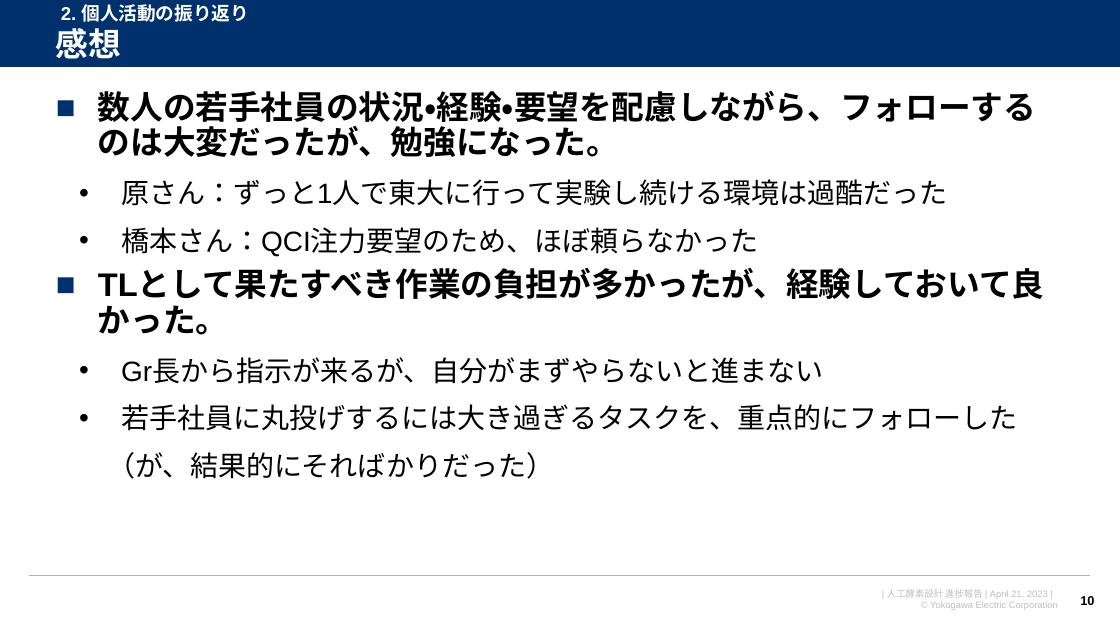
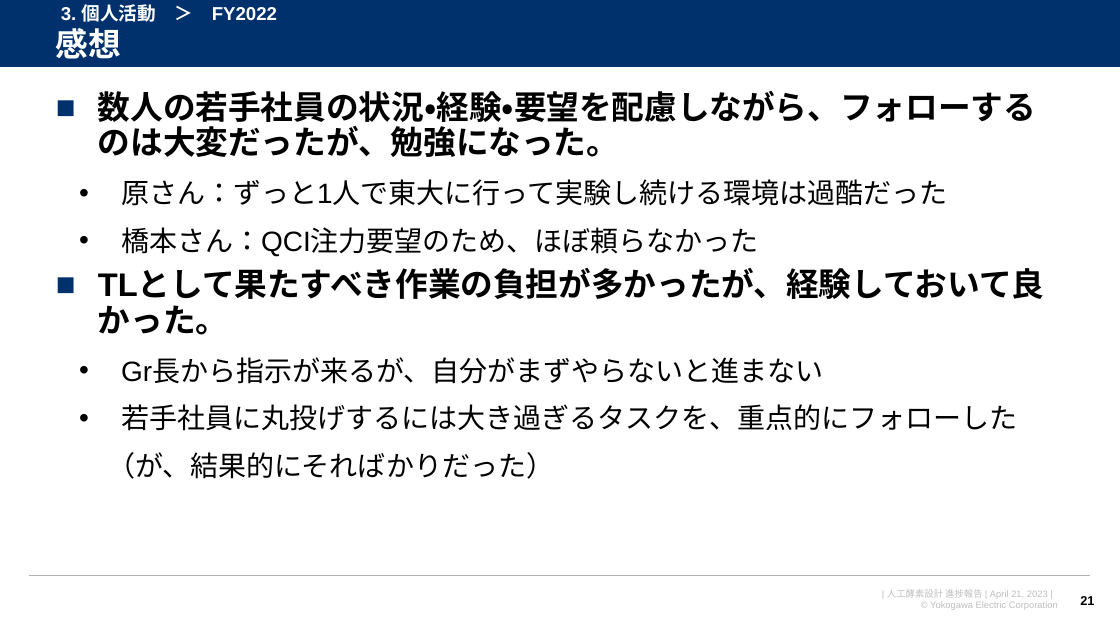
Before and after one commit to watarukumagai-git/denovo, a slide deck: slide 21 of joint_res/230421_人工酵素設計_進捗報告_rev.0.pptx (slide 10 before the commit). Drawn at 1120x630 pixels with LibreOffice and Linux fonts; fonts in the diff are those of the drawing; background and template pictures are left out. Boxes give left, top, right and bottom in pixels: in the first picture for what was removed or moved away, otherwise in the second. Text is boxed around its words. In the diff, an @@ line names an element or a change of style, - is before the commit and + after.

```diff
--- a/joint_res/230421_人工酵素設計_進捗報告_rev.0.pptx
+++ b/joint_res/230421_人工酵素設計_進捗報告_rev.0.pptx
@@ text at (x1=61, y1=4, x2=277, y2=22): text changed @@
-2. 個人活動の振り返り
+3. 個人活動 ＞ FY2022
@@ page number at (x1=1080, y1=596, x2=1094, y2=605): text changed @@
-10
+21
```
Also in this commit, not shown: 8 other slides changed, 13 slides added, 1 slide removed.
